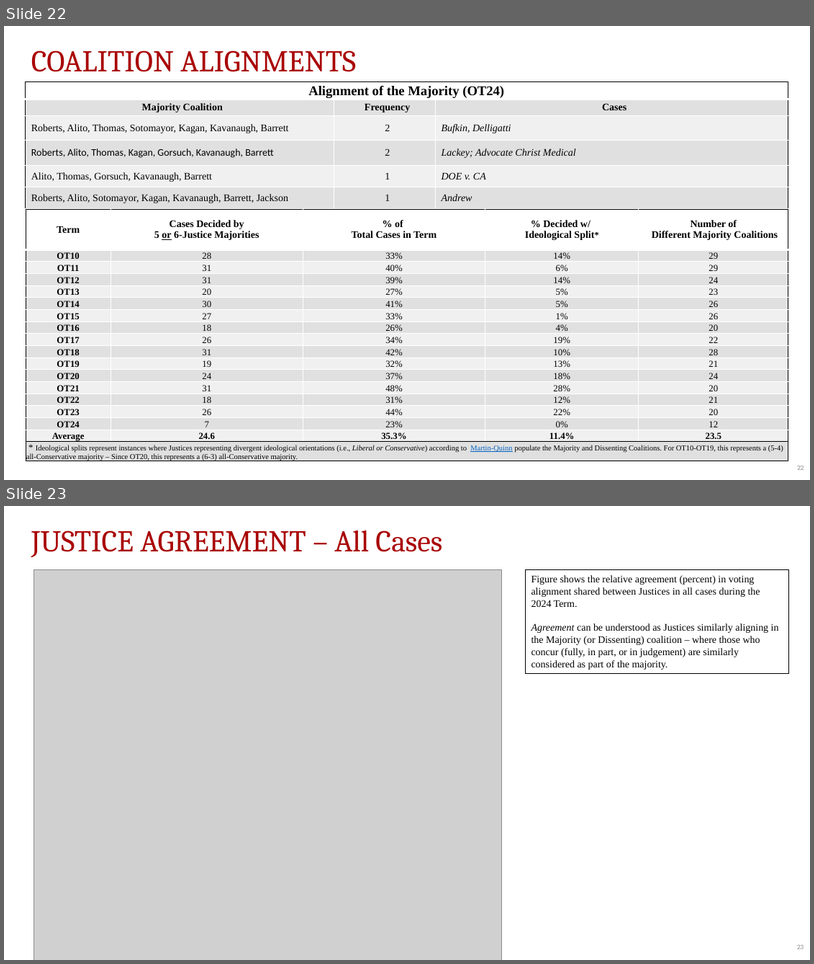
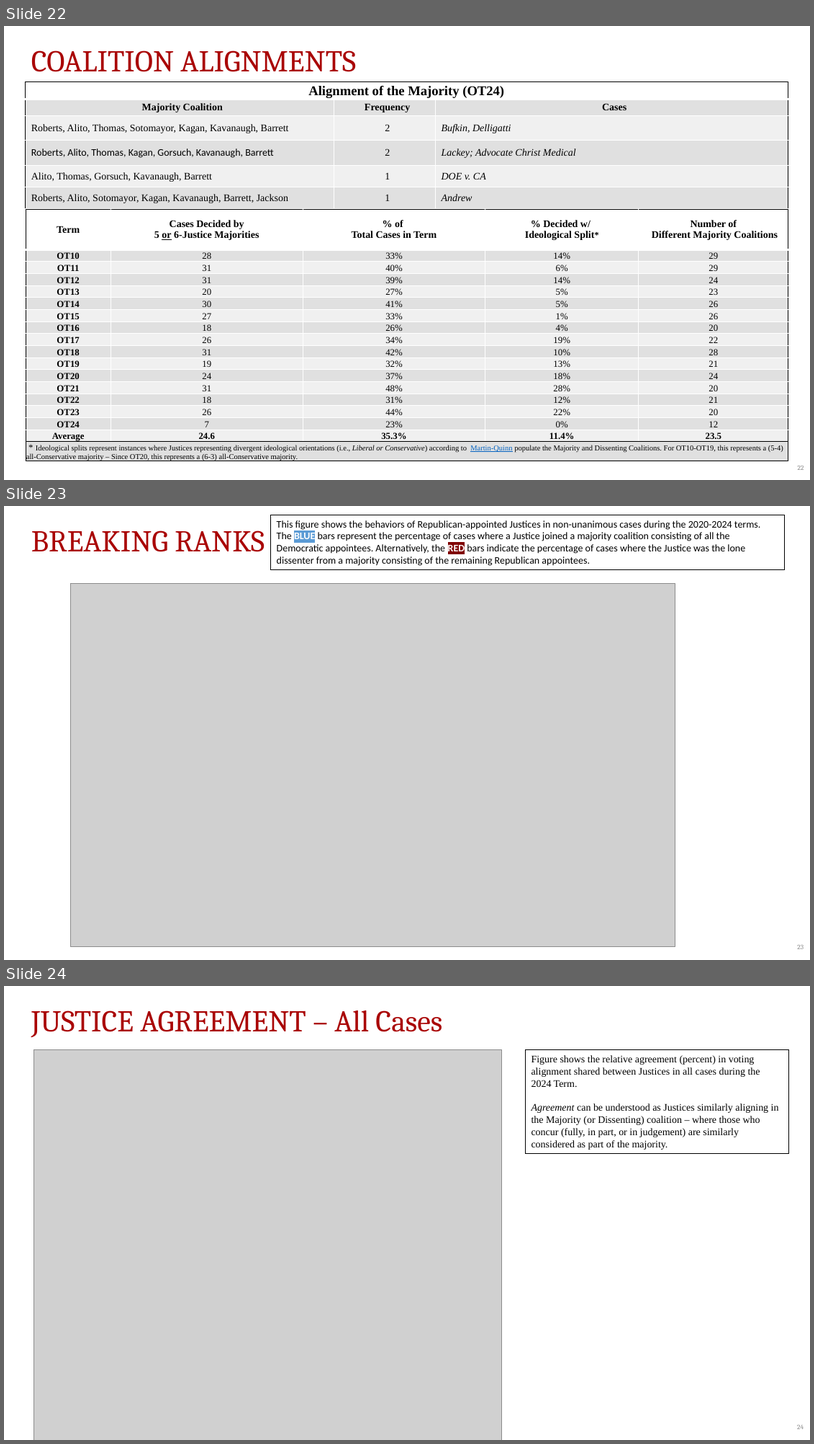
Before and after one commit to JakeTruscott/scotuswatch, a slide deck: Stat Reviews/OT24_StatReview/compilation/SCOTUSBlog/statpack_OT24.pptx. Shown one above the other, each under a label of ours: slides 22 and 23 before the commit, slides 22, 23 and 24 after it. The pictures are 814x964 and 814x1444 pixels, drawn with LibreOffice and Linux fonts; fonts in the diff are those of the drawing; grey boxes stand for pictures. Boxes give left, top, right and bottom in pixels: in the first picture for what was removed or moved away, otherwise in the second. Text is boxed around its words. In the diff, an @@ line names an element or a change of style, - is before the commit and + after.

```diff
--- a/Stat Reviews/OT24_StatReview/compilation/SCOTUSBlog/statpack_OT24.pptx
+++ b/Stat Reviews/OT24_StatReview/compilation/SCOTUSBlog/statpack_OT24.pptx
@@ slide 23 added at (4, 506, 810, 960), background #FFFFFF @@
@@ rectangle added at (271, 515, 785, 569), outline #000000 0.75 pt, 12 pt, text #000000 @@
+This figure shows the behaviors of Republican-appointed Justices in non-unanimous cases during the 2020-2024 terms. The BLUE bars represent the percentage of cases where a Justice joined a majority coalition consisting of all the Democratic appointees. Alternatively, the RED bars indicate the percentage of cases where the Justice was the lone dissenter from a majority consisting of the remaining Republican appointees.
@@ text added at (31, 530, 265, 552), 36 pt, text #A90404 @@
+BREAKING RANKS
@@ picture added at (70, 584, 676, 947) @@
@@ page number added at (797, 944, 804, 949), 8 pt, text #8C8C8C @@
+23
@@ what was slide 23 is now slide 24 @@
@@ page number at (797, 1424, 804, 1429): text changed @@
-23
+24
```
Also in this commit, not shown: 3 slides changed, 8 other files.
